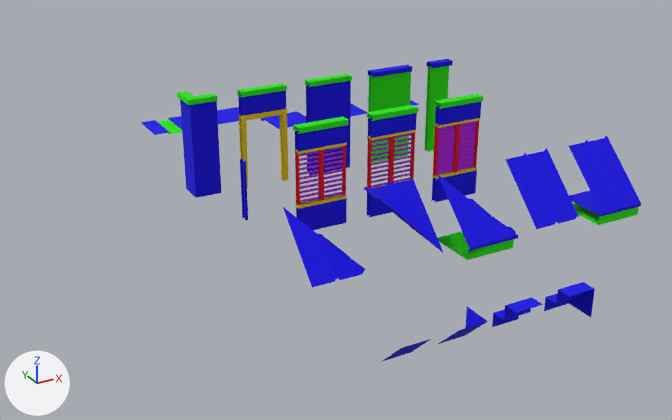
Before and after pictures for a commit that changed the FBX model Assets/Master/FBXs/classroom_architecture.fbx.
The view is the same before and after, from a 50 mm lens placed at (-11.8, -33.0, 14.5), pointed at (3.8, -4.7, 0.3). Arrows for +X, +Y and +Z are at lower left; the lights stay in place. The picture after the commit comes second. Where no turn or scale is listed for an object, it has been applied to the vertices.

In view in the first picture: 'msh_roofHighCornerEdge', 'msh_roofHighCornerIn', 'msh_roofHighCornerOut', 'msh_roofHighEdge', 'msh_roofHighFill', 'msh_wallBasic', 'msh_wallCorner', 'msh_wallDoor', 'msh_wallPillar', 'msh_windowClosed', 'msh_windowHalf', 'msh_windowOpen' and 10 more.
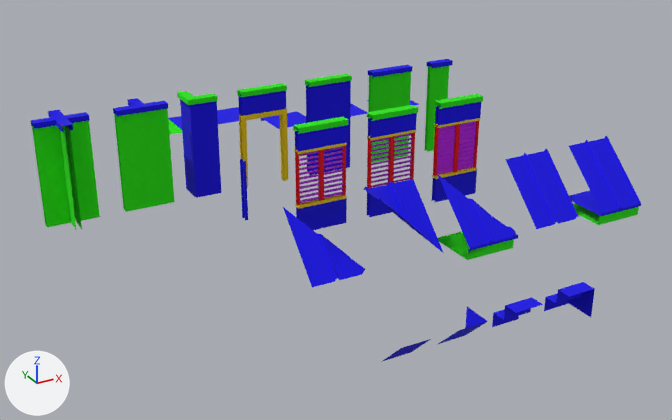
Edits to the bpy script that builds the scene:
```text
Add me_plane_046:
    me_plane_046.from_pydata(...)  # 40 vertices, 25 faces; spans x -2.0..0.0, y -0.2..1.0, z -0.1..4.0
    # faces by material slot: [18, 7]
    me_plane_046.materials.append(mat_tempmat0)  # blue #0e00e7
    me_plane_046.materials.append(mat_tempmat1)  # green #25e700
Add me_plane_045_1:
    me_plane_045_1.from_pydata(...)  # 48 vertices, 29 faces; spans x -2.0..0.0, y -1.0..1.0, z -0.1..4.0
    # faces by material slot: [21, 8]
    me_plane_045_1.materials.append(mat_tempmat0)  # blue #0e00e7
    me_plane_045_1.materials.append(mat_tempmat1)  # green #25e700
Add ob_msh_walltri:
    ob_msh_walltri = bpy.data.objects.new('msh_wallTri', me_plane_046)
    ob_msh_walltri.location = (-1.0, 0.0, 0.0)
Add ob_msh_wallquad:
    ob_msh_wallquad = bpy.data.objects.new('msh_wallQuad', me_plane_045_1)
    ob_msh_wallquad.location = (-4.0, 0.0, 0.0)
```

Where the change shows, as pixel boxes [x1, y1, x2, y2] in the pictures (672 x 420 px):
'msh_wallQuad', added: after [31, 110, 100, 231]
    faces in mat_tempmat1 (green #25e700): [32, 121, 100, 231]
    faces in mat_tempmat0 (blue #0e00e7): [31, 110, 90, 132]
'msh_wallTri', added: after [113, 98, 175, 212]
    faces in mat_tempmat1 (green #25e700): [114, 109, 175, 212]
    faces in mat_tempmat0 (blue #0e00e7): [113, 98, 168, 116]
